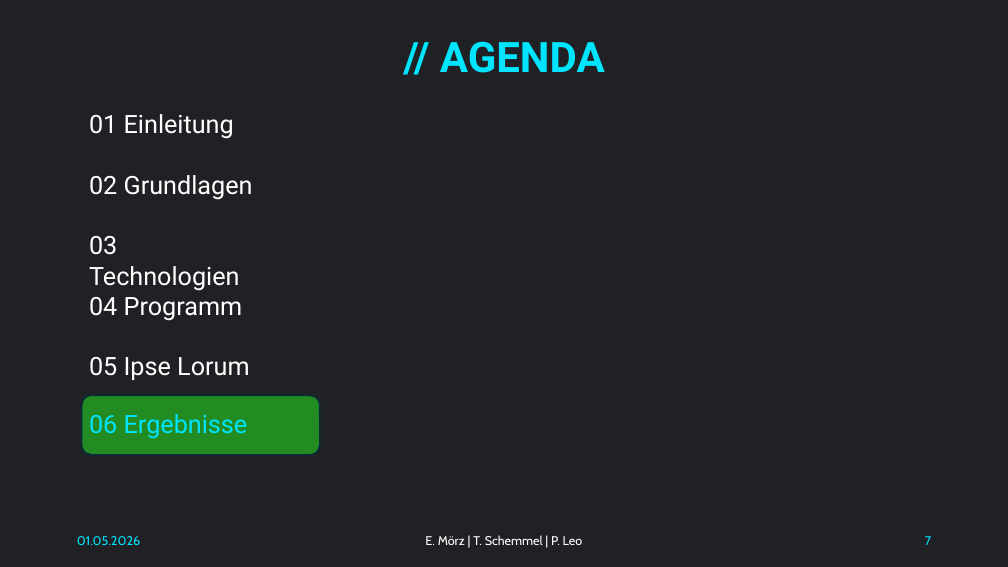
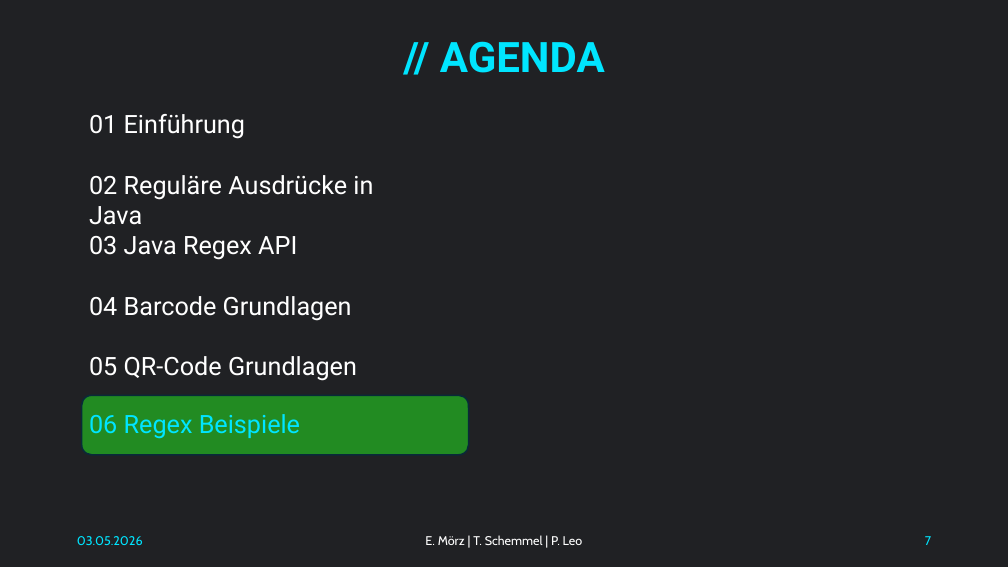
Before and after one commit to NachtsternBuild/little-barcode, a slide deck: slide 7 of docs/Präsentation.pptx. Drawn at 1008x567 pixels with LibreOffice and Linux fonts; fonts in the diff are those of the drawing. Boxes give left, top, right and bottom in pixels: in the first picture for what was removed or moved away, otherwise in the second. Text is boxed around its words. In the diff, an @@ line names an element or a change of style, - is before the commit and + after.

```diff
--- a/docs/Präsentation.pptx
+++ b/docs/Präsentation.pptx
@@ text at (89, 114, 245, 139): text changed @@
-01 Einleitung
+01 Einführung
@@ text at (89, 175, 373, 225): text changed @@
-02 Grundlagen
+02 Reguläre Ausdrücke in Java
@@ text at (89, 236, 297, 260): text changed @@
-03 Technologien
+03 Java Regex API
@@ text at (89, 296, 352, 321): text changed @@
-04 Programm
+04 Barcode Grundlagen
@@ text at (89, 356, 357, 381): text changed @@
-05 Ipse Lorum
+05 QR-Code Grundlagen
@@ rounded rectangle: place and size @@
-rounded rectangle at (82, 395, 320, 455)
+rounded rectangle at (82, 395, 469, 455)
@@ text at (89, 414, 300, 439): text changed @@
-06 Ergebnisse
+06 Regex Beispiele
@@ text at (77, 536, 143, 545): text changed @@
-01.05.2026
+03.05.2026
```
Also in this commit, not shown: 6 other slides changed, 1 slide added.
